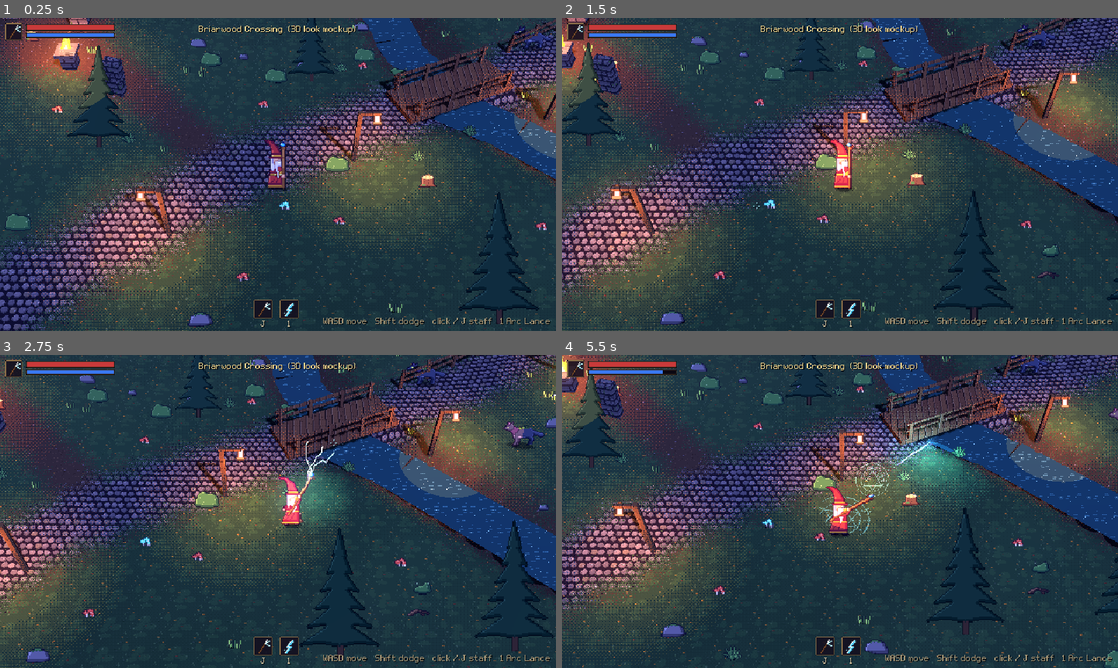
Above: before the commit, frames 1-4 (two rows, left to right).
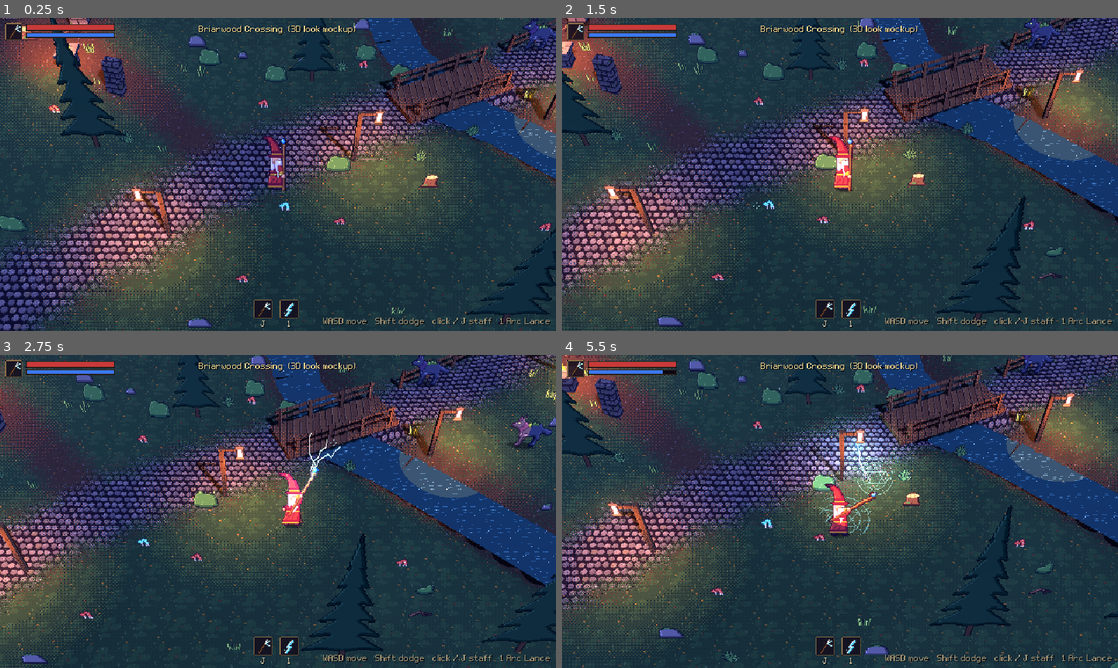
Above: after the commit, the same moments.

Repository: xbogert-cmd/wardlight
Game: Godot game, scene res://scenes/mockup3d.tscn
Same seed, same stepped clock (60 frames per second), same inputs: the game is played once before the commit and once after it. This scene is started directly instead of the project's main scene.
Inputs (mouse positions are in pixels of both pictures, inside the frame that each line leads up to):
- Up to frame 1 (0.25 s): no input
- Up to frame 2 (1.5 s): tap Enter at 0.5 s; move the mouse to (962, 158) at 0.52 s; hold D (move_right) 0.53-1.25 s; hold J (attack) 0.53-1.25 s; click (962, 158) at 0.67 s; tap Space (jump) at 0.77, 1.07 s; drag from (728, 190) to (812, 237) at 1.27 s
- Up to frame 3 (2.75 s): move the mouse to (333, 442) at 2.02 s; hold D (move_right) from 2.03 s (still down); hold J (attack) from 2.03 s (still down); tap B (build) at 2.1 s
- Up to frame 4 (5.5 s): release D (move_right) at 2.75 s; release J (attack) at 2.75 s; drag from (812, 574) to (673, 464) at 2.77 s; move the mouse to (1006, 558) at 3.52 s; hold A (move_left) 3.53-4.25 s; hold J (attack) 3.53-4.25 s; tap E (interact) at 3.6 s; tap Space (jump) at 3.77, 4.07 s; drag from (673, 464) to (756, 433) at 4.27 s; move the mouse to (867, 511) at 5.02 s; hold S (down) from 5.03 s (still down); hold J (attack) from 5.03 s (still down); tap 1 (spell_1) at 5.1 s; click (867, 511) at 5.17 s

The runs differ from the first frame. In frame 1, 5.0% of the frame differs, in the area x 0-100%, y 0-99%; in frame 2, 4.5%; in frame 3, 5.8%; in frame 4, 9.5%, in the area x 0-100%, y 0-100%.

Commit message:
3D mockup: upright sprite billboards so props behind characters sort correctly; pole walk demo
Co-Authored-By: Claude Opus 5.5 <noreply@anthropic.com>

Diff:
--- a/game/core/demo_driver.gd
+++ b/game/core/demo_driver.gd
@@ -77,6 +77,11 @@
 		[6.4, "shot", "m11"], [6.6, "tap", "spell_1"], [6.9, "shot", "m12"],
 		[7.2, "tp3", "-2,-11"], [7.8, "shot", "m13_cliff"], [8.0, "tp3", "-14,1.5"], [8.6, "shot", "m14_ruins"],
 		[8.8, "tp3", "14,-2"], [9.4, "shot", "m15_east"], [9.6, "tp3", "7,-11"], [10.2, "shot", "m16_edge"], [10.5, "quit", ""],
+	],
+	"pole": [
+		[0.5, "tp3", "8.6,3.4"], [1.4, "pos", "start"], [1.4, "hold", "up"], [2.6, "pos", "front"], [2.6, "shot", "pole_front"], [2.7, "release", "up"],
+		[2.8, "tp3", "8.6,-1.6"], [3.7, "pos", "start2"], [3.7, "hold", "down"], [4.9, "pos", "behind"], [4.9, "shot", "pole_behind"], [5.0, "release", "down"],
+		[5.1, "tp3", "7.4,3.0"], [6.0, "hold", "up"], [6.6, "shot", "pole_pass"], [6.7, "release", "up"], [6.8, "quit", ""],
 	],
 	"idle_die": [
 		[0.1, "hold", "move_right"], [0.8, "release", "move_right"], [40.0, "quit", ""],
@@ -203,6 +208,9 @@
 			var xz: PackedStringArray = (s[2] as String).split(",")
 			pp.global_position = Vector3(float(xz[0]), pp.global_position.y + 6.0, float(xz[1]))
 			pp.velocity = Vector3.ZERO
+		"pos":
+			var pl3: Node3D = get_tree().get_first_node_in_group(&"player")
+			print("DEMO pos ", s[2], " ", pl3.global_position)
 		"aim3":
 			var p3 = get_tree().get_first_node_in_group(&"player")
 			var best: Node3D = null
--- a/game3d/player3d.gd
+++ b/game3d/player3d.gd
@@ -63,7 +63,7 @@
 	return state != &"dead"
 
 
-## Staff gem in world space (billboards face the camera, so offset along the camera's axes).
+## Staff gem in world space (matches sprite_lit: upright quad, Y stretched by 1/cos(pitch)).
 func staff_tip() -> Vector3:
 	var info: Dictionary = art.anims.get(String(sprite.anim), {})
 	var t := Vector2(6, -44)
@@ -72,7 +72,9 @@
 	if sprite.flip:
 		t.x = -t.x
 	var b := cam.global_transform.basis
-	return global_position + b.x * t.x * PX + b.y * -t.y * PX
+	var right := Vector3(b.x.x, 0.0, b.x.z).normalized()
+	var stretch := 1.0 / maxf(Vector2(b.z.x, b.z.z).length(), 0.2)
+	return global_position + right * t.x * PX + Vector3.UP * -t.y * PX * stretch
 
 
 func _physics_process(delta: float) -> void:
--- a/game3d/sprite_lit.gdshader
+++ b/game3d/sprite_lit.gdshader
@@ -1,6 +1,6 @@
 shader_type spatial;
 // Billboard pixel sprite, lit with the same banded lighting as the terrain.
-render_mode diffuse_lambert, specular_disabled, cull_disabled;
+render_mode diffuse_lambert, specular_disabled, cull_disabled, skip_vertex_transform;
 
 uniform sampler2D tex : filter_nearest, source_color;
 uniform vec4 region = vec4(0.0, 0.0, 1.0, 1.0);  // uv rect of the frame
@@ -9,11 +9,19 @@
 uniform vec4 tint : source_color = vec4(1.0);
 uniform float bands = 4.0;
 uniform float emit = 0.0;
+uniform float depth_bias = 0.15;  // metres toward the camera so near ground/props don't nick the feet
 
 void vertex() {
-	// face the camera fully (keeps pixel-art proportions)
-	MODELVIEW_MATRIX = VIEW_MATRIX * mat4(INV_VIEW_MATRIX[0], INV_VIEW_MATRIX[1], INV_VIEW_MATRIX[2], MODEL_MATRIX[3]);
-	MODELVIEW_MATRIX = MODELVIEW_MATRIX * mat4(vec4(length(MODEL_MATRIX[0].xyz), 0.0, 0.0, 0.0), vec4(0.0, length(MODEL_MATRIX[1].xyz), 0.0, 0.0), vec4(0.0, 0.0, length(MODEL_MATRIX[2].xyz), 0.0), vec4(0.0, 0.0, 0.0, 1.0));
+	// Stand upright, turned only around Y, so props behind a character stay behind the whole
+	// sprite (a fully camera-facing quad leans back into them). Stretch Y by 1/cos(pitch) so
+	// the sprite still covers the same pixels as a camera-facing one.
+	vec3 right = normalize(vec3(INV_VIEW_MATRIX[0].x, 0.0, INV_VIEW_MATRIX[0].z));
+	float stretch = 1.0 / max(length(INV_VIEW_MATRIX[2].xz), 0.2);
+	vec3 scl = vec3(length(MODEL_MATRIX[0].xyz), length(MODEL_MATRIX[1].xyz), length(MODEL_MATRIX[2].xyz));
+	vec3 world = MODEL_MATRIX[3].xyz + right * VERTEX.x * scl.x + vec3(0.0, VERTEX.y * scl.y * stretch, 0.0);
+	VERTEX = (VIEW_MATRIX * vec4(world, 1.0)).xyz;
+	VERTEX.z += depth_bias;
+	NORMAL = vec3(0.0, 0.0, 1.0);
 	UV = region.xy + UV * region.zw;
 }
 
